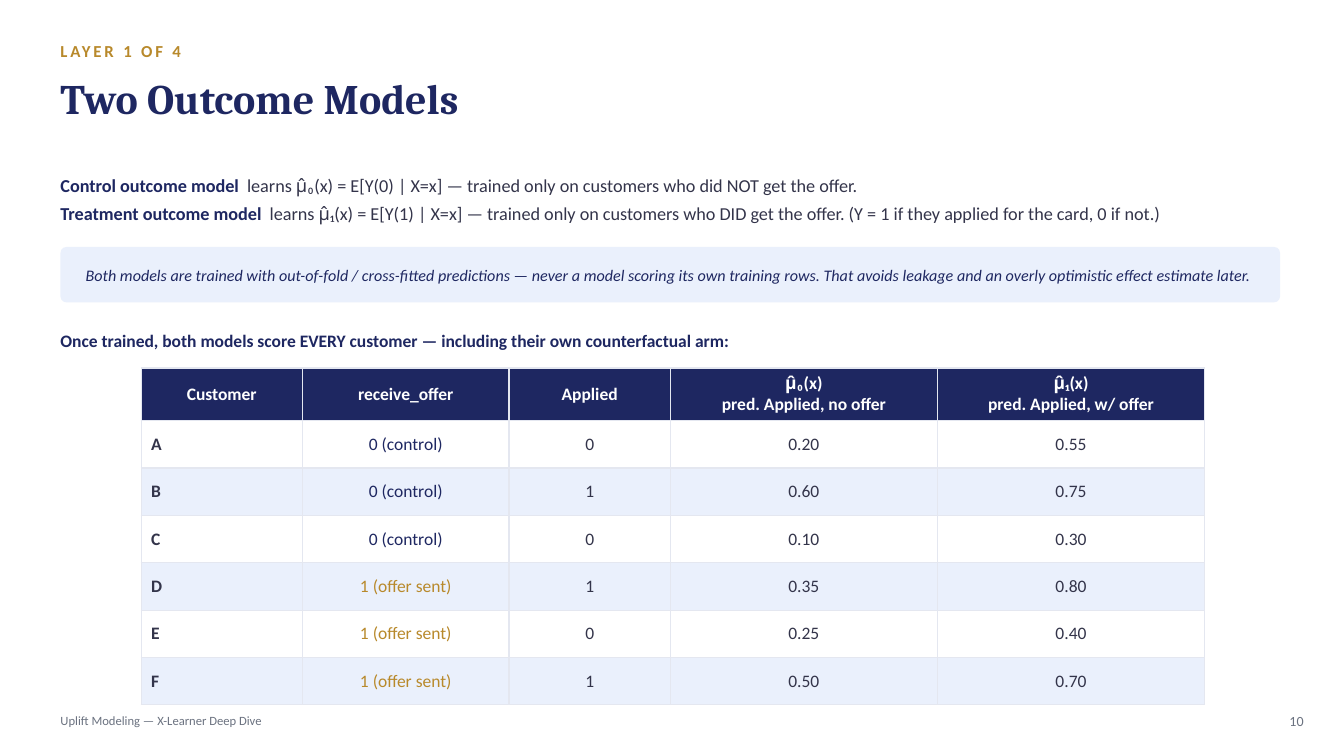
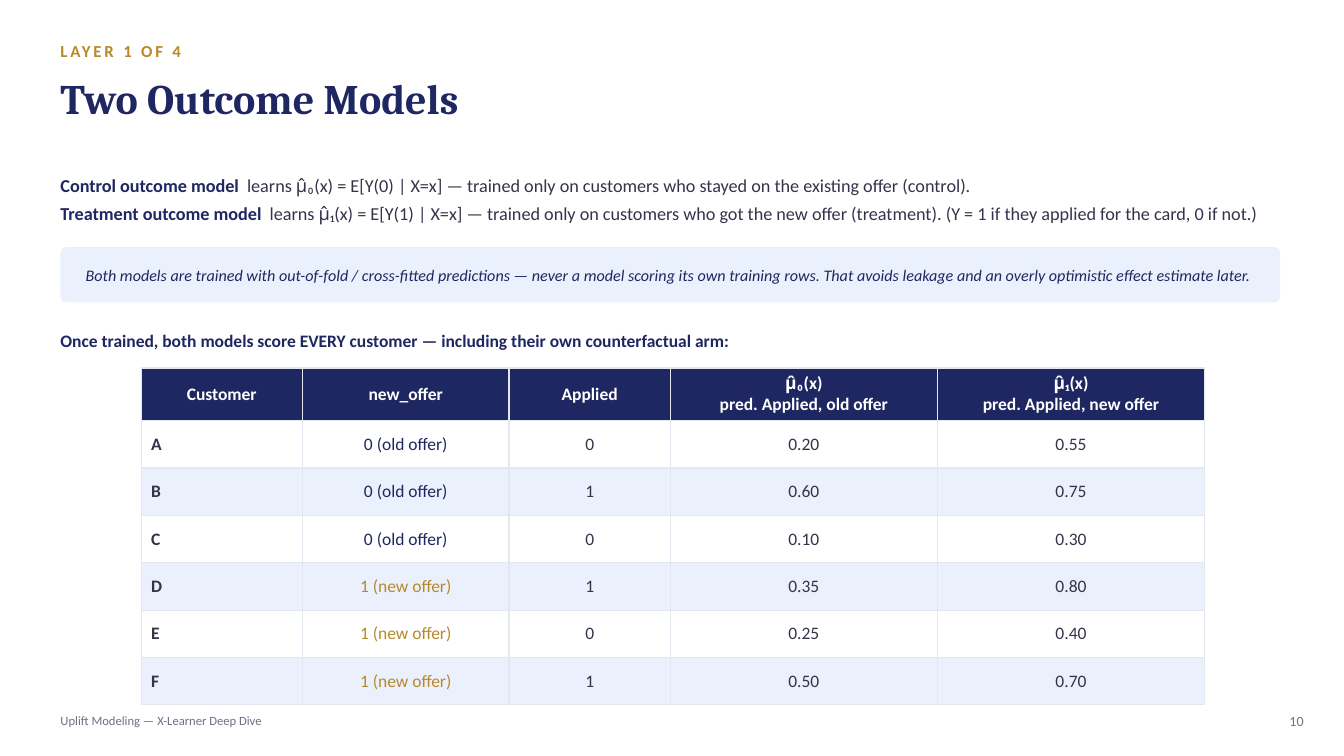
Before and after one commit to crystal1361/uplift-model, a slide deck: slide 10 of uplift_model_deck.pptx. Drawn at 1344x756 pixels with LibreOffice and Linux fonts; fonts in the diff are those of the drawing. Boxes give left, top, right and bottom in pixels: in the first picture for what was removed or moved away, otherwise in the second. Text is boxed around its words. In the diff, an @@ line names an element or a change of style, - is before the commit and + after.

```diff
--- a/uplift_model_deck.pptx
+++ b/uplift_model_deck.pptx
@@ text at [60,178,1257,225]: text changed @@
-Control outcome model learns μ̂₀(x) = E[Y(0) | X=x] — trained only on customers who did NOT get the offer.
-Treatment outcome model learns μ̂₁(x) = E[Y(1) | X=x] — trained only on customers who DID get the offer. (Y = 1 if they applied for the card, 0 if not.)
+Control outcome model learns μ̂₀(x) = E[Y(0) | X=x] — trained only on customers who stayed on the existing offer (control).
+Treatment outcome model learns μ̂₁(x) = E[Y(1) | X=x] — trained only on customers who got the new offer (treatment). (Y = 1 if they applied for the card, 0 if not.)
@@ table at [141,368,1205,701] @@
-row 1: Customer | receive_offer | Applied | μ̂₀(x) / pred. Applied, no offer | μ̂₁(x) / pred. Applied, w/ offer
+row 1: Customer | new_offer | Applied | μ̂₀(x) / pred. Applied, old offer | μ̂₁(x) / pred. Applied, new offer
-row 2, column 2: 0 (control)
+row 2, column 2: 0 (old offer)
-row 3, column 2: 0 (control)
+row 3, column 2: 0 (old offer)
-row 4, column 2: 0 (control)
+row 4, column 2: 0 (old offer)
-row 5, column 2: 1 (offer sent)
+row 5, column 2: 1 (new offer)
-row 6, column 2: 1 (offer sent)
+row 6, column 2: 1 (new offer)
-row 7, column 2: 1 (offer sent)
+row 7, column 2: 1 (new offer)
```
Also in this commit, not shown: 8 other slides changed, 1 other file.
